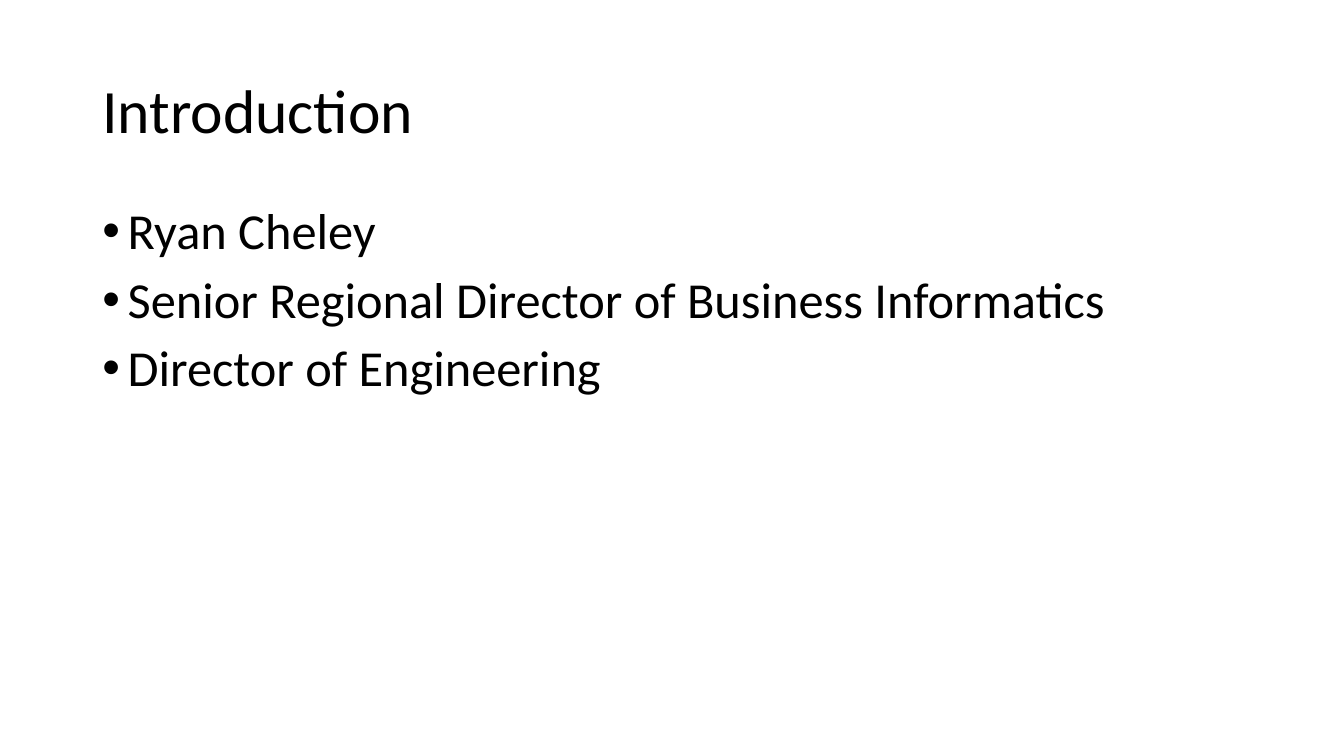
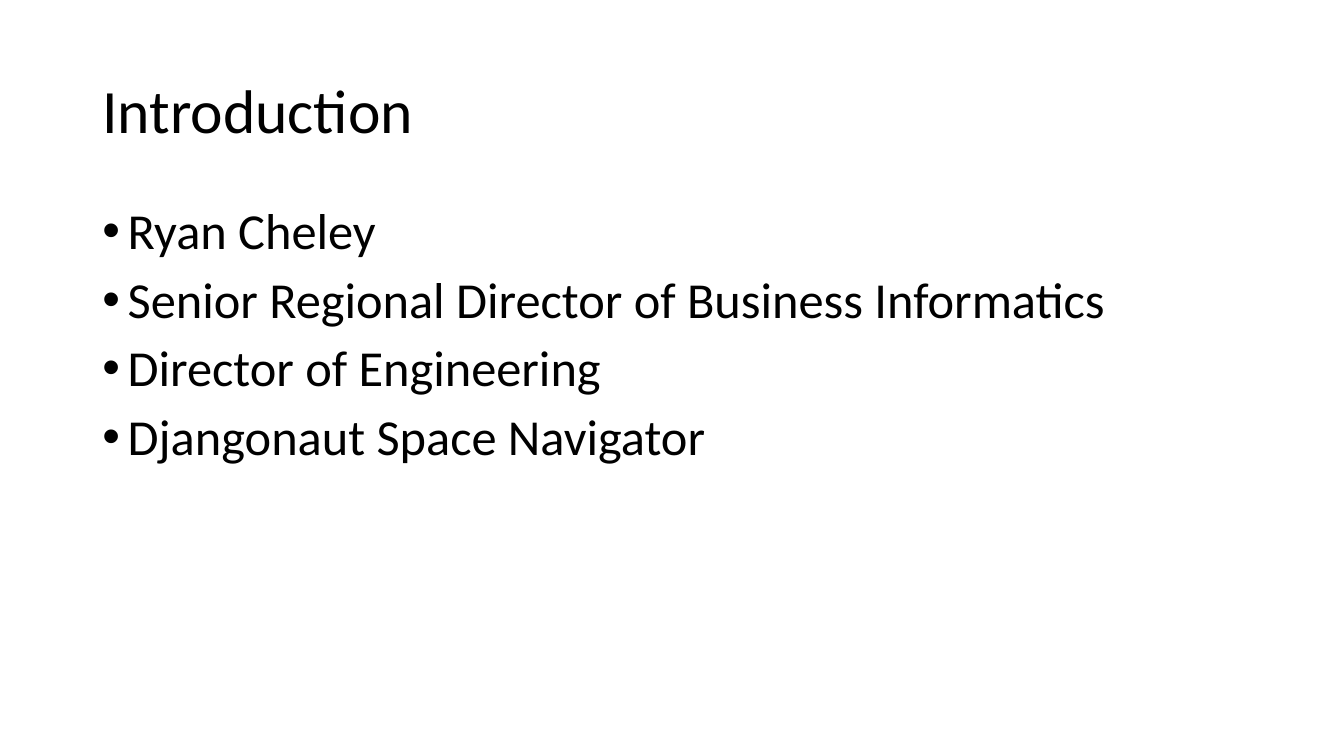
Before and after one commit to ryancheley/dcus-2024, a slide deck: slide 1 of Presentation.pptx. Drawn at 1344x756 pixels with LibreOffice and Linux fonts; fonts in the diff are those of the drawing. Boxes give left, top, right and bottom in pixels: in the first picture for what was removed or moved away, otherwise in the second. Text is boxed around its words. In the diff, an @@ line names an element or a change of style, - is before the commit and + after.

Commit message:
Final Presentation

```diff
--- a/Presentation.pptx
+++ b/Presentation.pptx
@@ text at box(128, 420, 705, 464): paragraph added @@
+• Djangonaut Space Navigator
```
Also in this commit, not shown: 1 other file.
